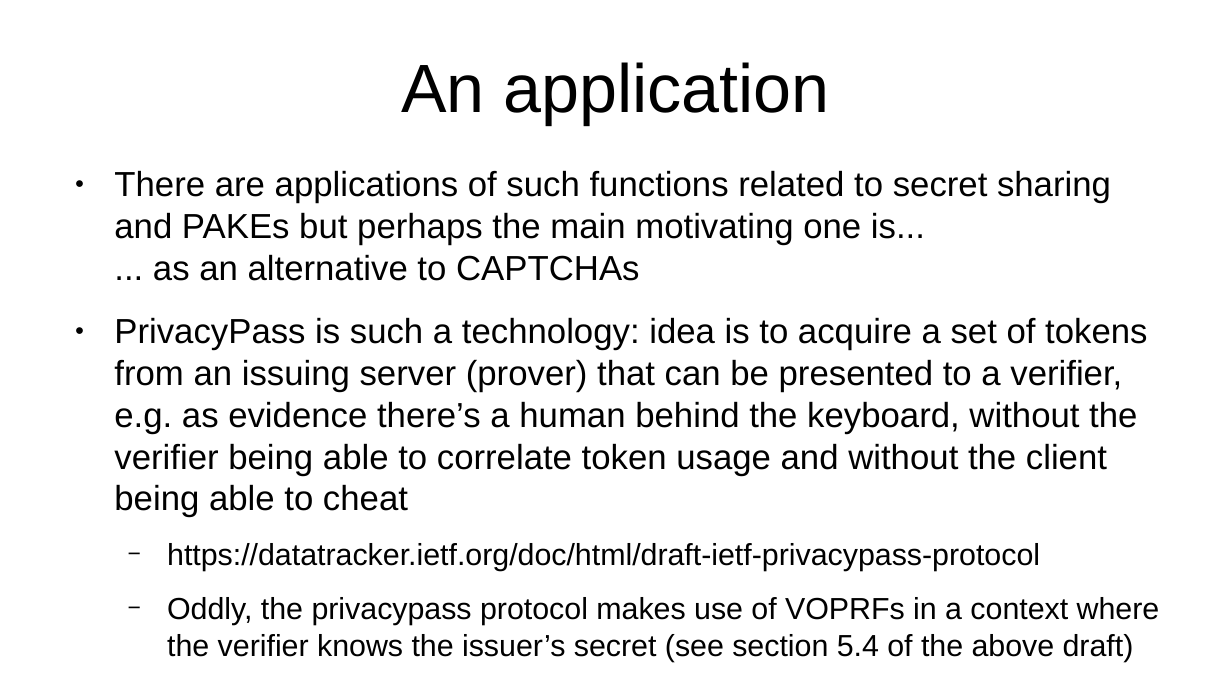
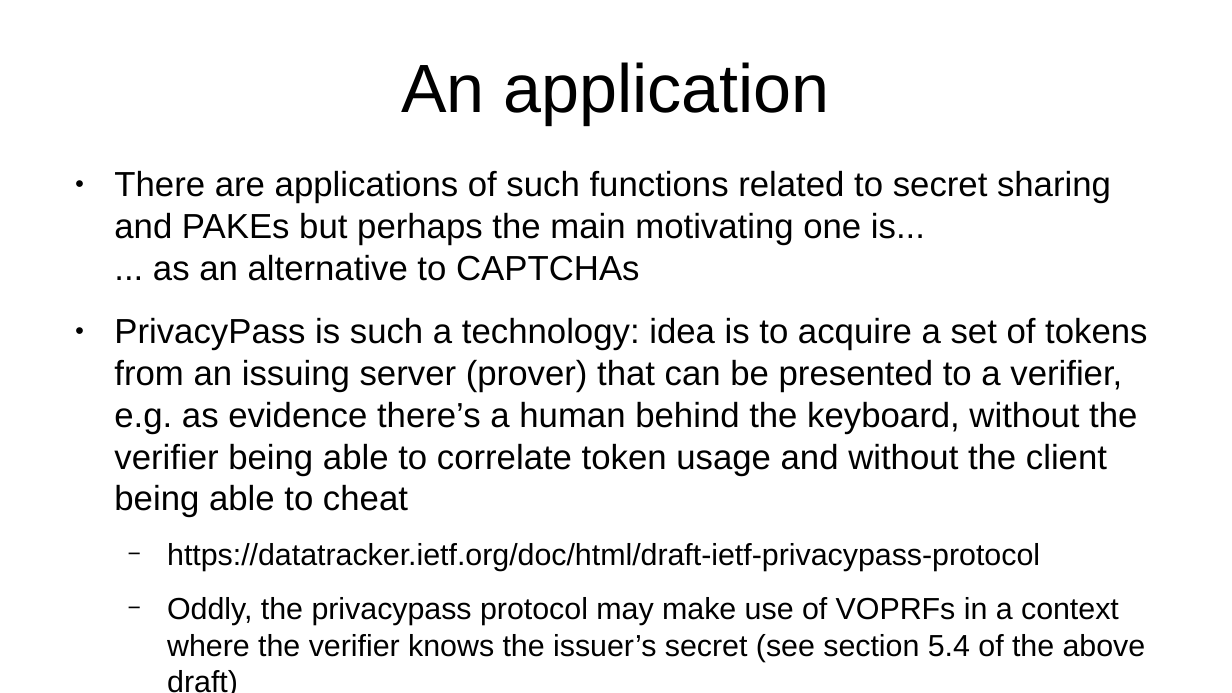
Before and after one commit to sftcd/cs7053, a slide deck: slide 11 of 2023lectures/07-voprf.odp. Drawn at 1232x693 pixels with LibreOffice and Linux fonts; fonts in the diff are those of the drawing. Boxes give left, top, right and bottom in pixels: in the first picture for what was removed or moved away, otherwise in the second. Text is boxed around its words. In the diff, an @@ line names an element or a change of style, - is before the commit and + after.

Commit message:
voprf updated (a bit)

```diff
--- a/2023lectures/07-voprf.odp
+++ b/2023lectures/07-voprf.odp
@@ text at [167, 597, 1146, 693]: text changed @@
-  − Oddly, the privacypass protocol makes use of VOPRFs in a context where the verifier knows the issuer’s secret (see section 5.4 of the above draft)
+  − Oddly, the privacypass protocol may make use of VOPRFs in a context where the verifier knows the issuer’s secret (see section 5.4 of the above draft)
```
Also in this commit, not shown: 3 slides added, 1 slide removed, 1 other file.
